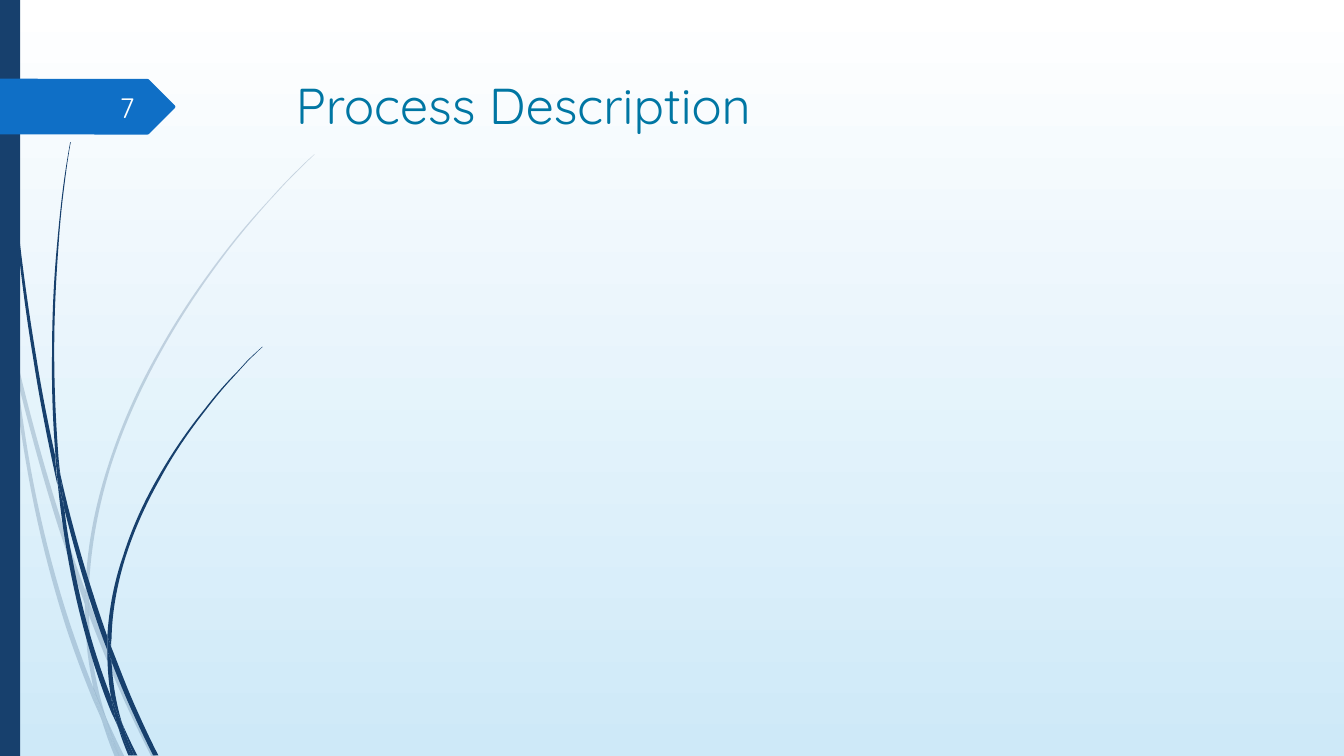
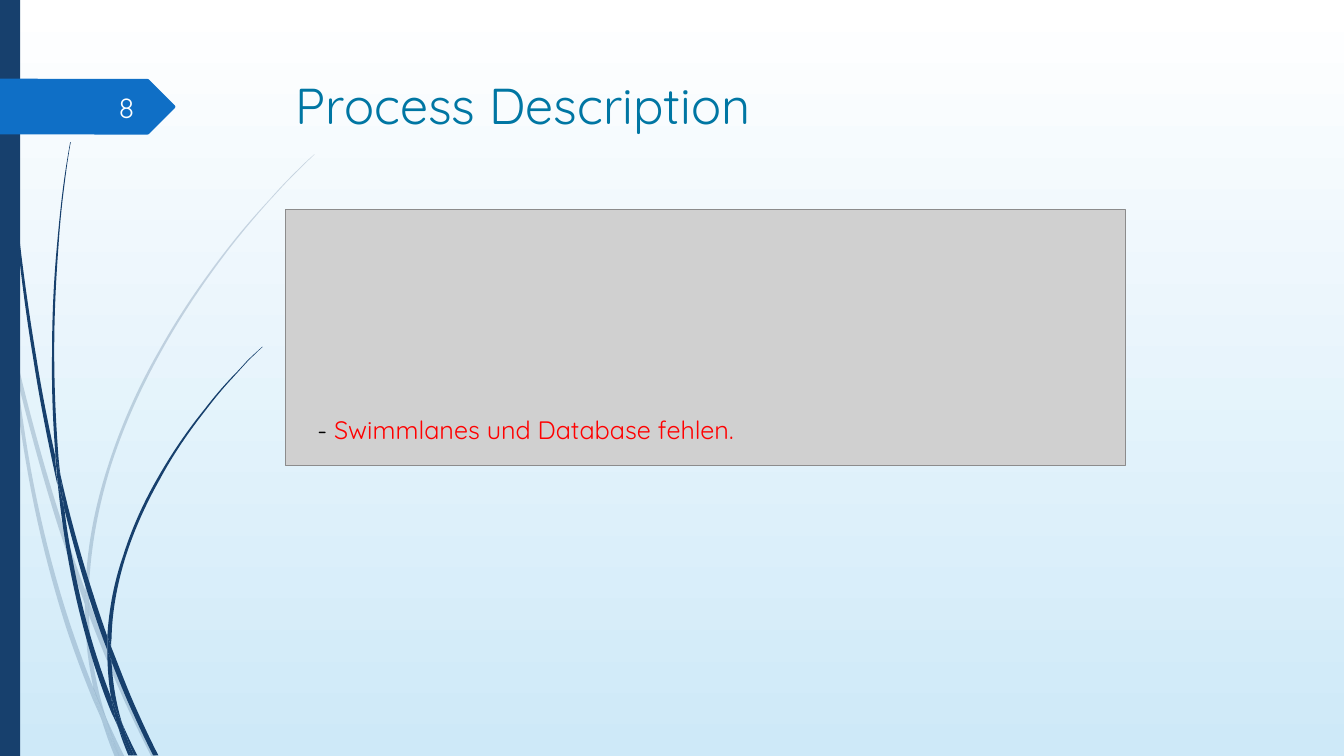
Before and after one commit to DigiBP/digibp-monterosa, a slide deck: slide 8 of Doc/DBP_presentation.pptx (slide 7 before the commit). Drawn at 1344x756 pixels with LibreOffice and Linux fonts; fonts in the diff are those of the drawing; grey boxes stand for pictures; background and template pictures are left out. Boxes give left, top, right and bottom in pixels: in the first picture for what was removed or moved away, otherwise in the second. Text is boxed around its words. In the diff, an @@ line names an element or a change of style, - is before the commit and + after.

```diff
--- a/Doc/DBP_presentation.pptx
+++ b/Doc/DBP_presentation.pptx
@@ page number at (x1=119, y1=98, x2=135, y2=119): text changed @@
-7
+8
@@ picture added at (x1=285, y1=210, x2=1125, y2=466) @@
@@ text added at (x1=334, y1=420, x2=734, y2=440), 18 pt, text #FF0000 @@
+- Swimmlanes und Database fehlen.
```
Also in this commit, not shown: 1 other slide changed, 8 slides added, 1 slide removed, 3 other files.
